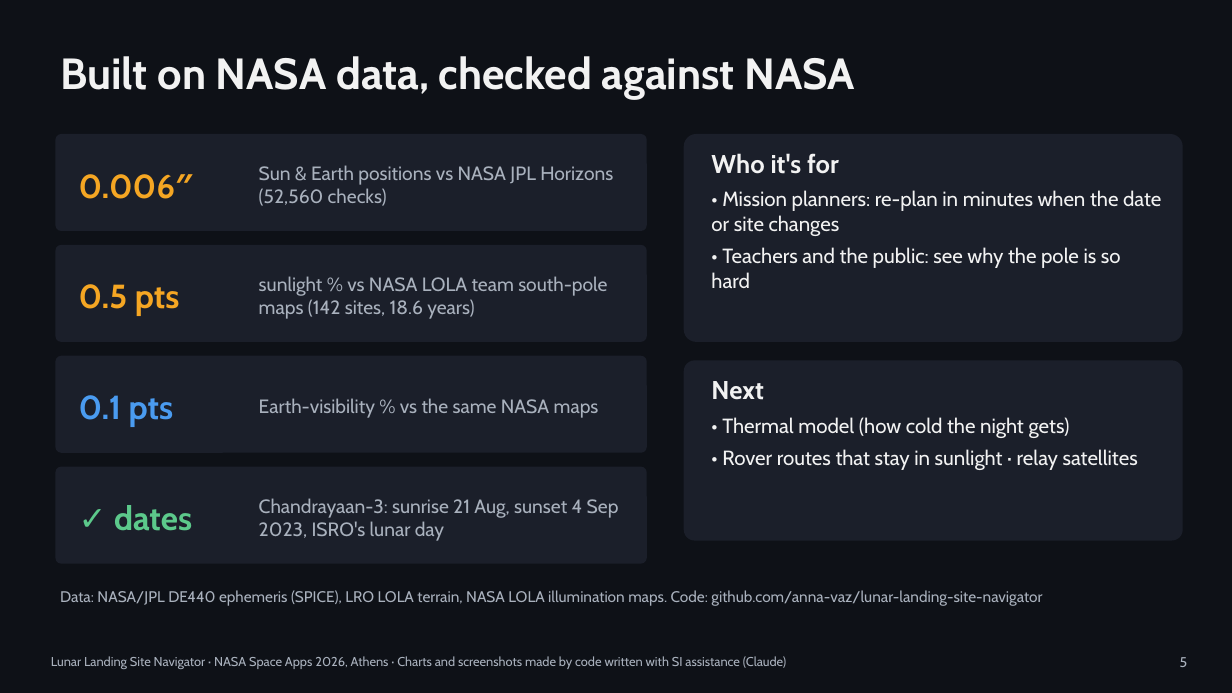
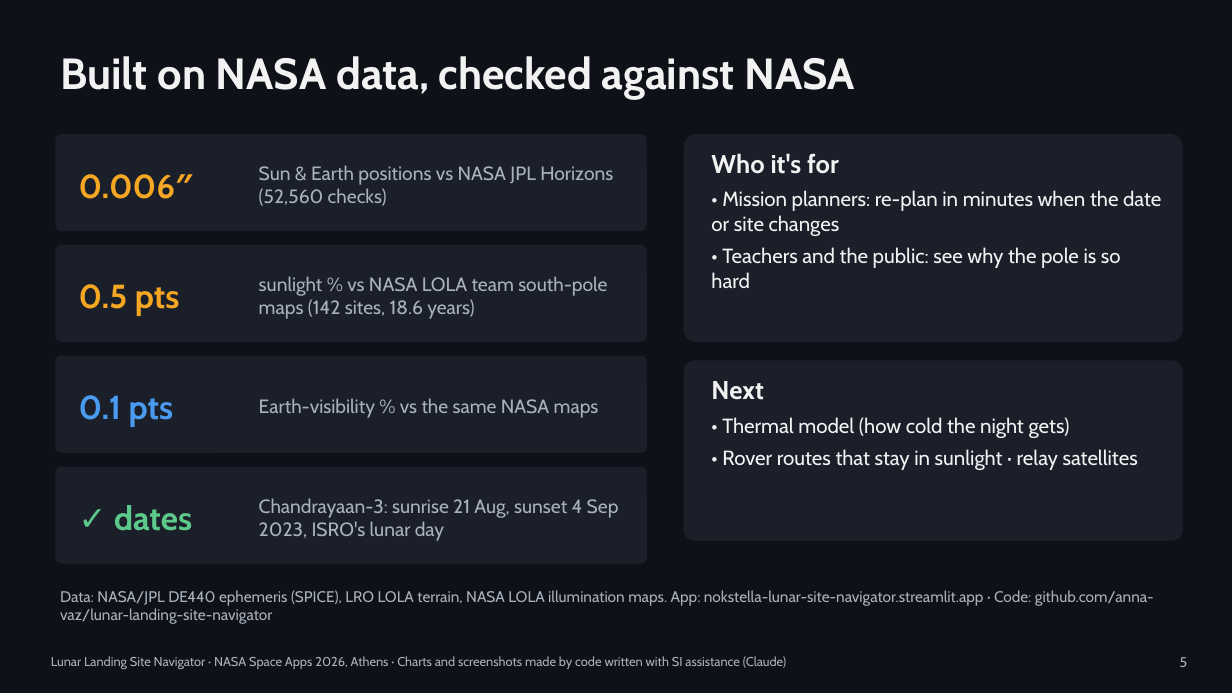
Before and after one commit to anna-vaz/lunar-landing-site-navigator, a slide deck: slide 5 of pitch/Lunar_Landing_Site_Navigator.pptx. Drawn at 1232x693 pixels with LibreOffice and Linux fonts; fonts in the diff are those of the drawing. Boxes give left, top, right and bottom in pixels: in the first picture for what was removed or moved away, otherwise in the second. Text is boxed around its words. In the diff, an @@ line names an element or a change of style, - is before the commit and + after.

Commit message:
Live app link on video end card, slides, README and project page draft

```diff
--- a/pitch/Lunar_Landing_Site_Navigator.pptx
+++ b/pitch/Lunar_Landing_Site_Navigator.pptx
@@ text at bbox=[60, 590, 1154, 624]: text changed @@
-Data: NASA/JPL DE440 ephemeris (SPICE), LRO LOLA terrain, NASA LOLA illumination maps. Code: github.com/anna-vaz/lunar-landing-site-navigator
+Data: NASA/JPL DE440 ephemeris (SPICE), LRO LOLA terrain, NASA LOLA illumination maps. App: nokstella-lunar-site-navigator.streamlit.app · Code: github.com/anna-vaz/lunar-landing-site-navigator
```
Also in this commit, not shown: 6 other files.
